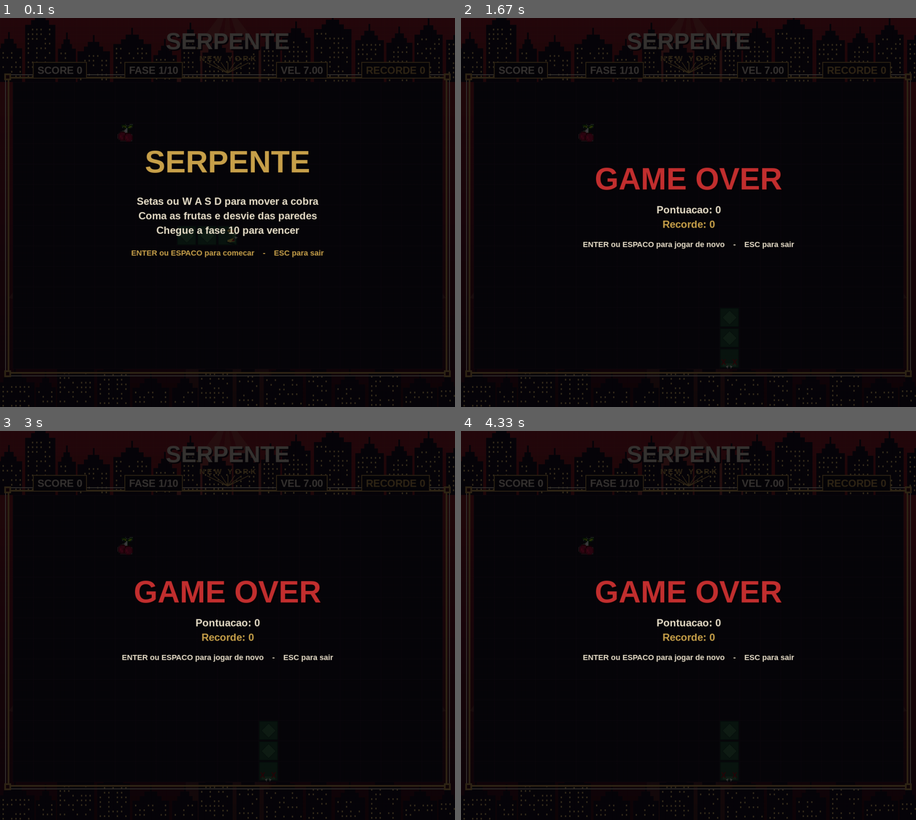
Above: before the commit, frames 1-4 (two rows, left to right).
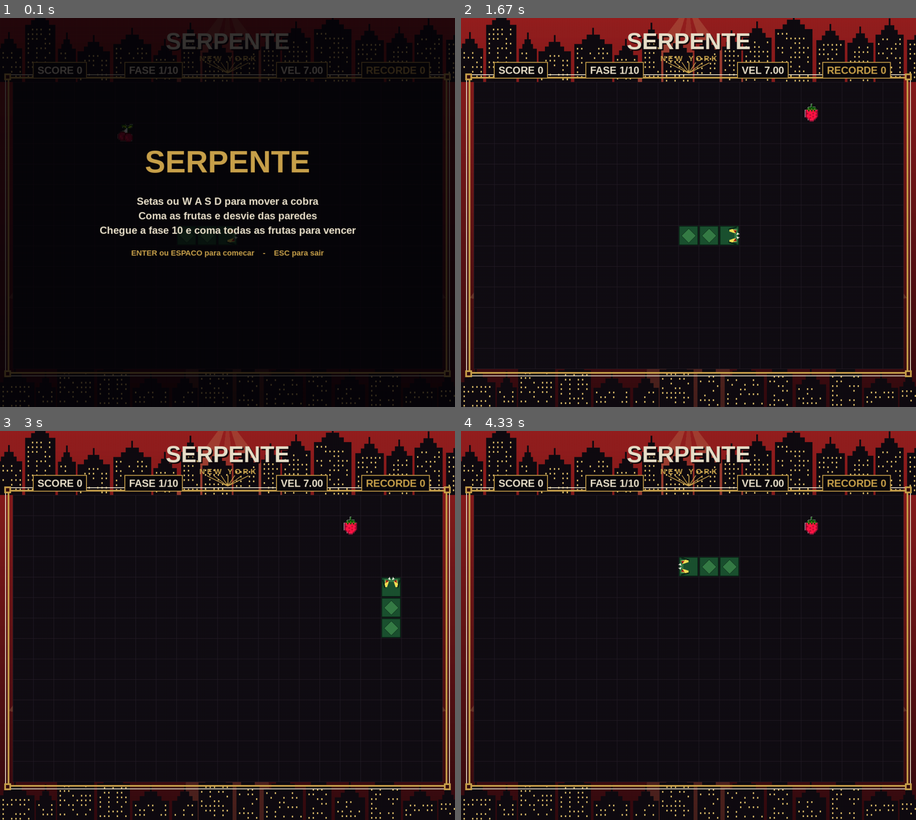
Above: after the commit, the same moments.

Repository: rodrigolr23/PyGameBasic
Game: pygame game, started from game/main.py
Two runs of this game, one before a commit and one after it. Both use one fixed random seed, a clock stepped at 60 frames per second and the inputs below.
Inputs:
- Up to frame 1 (0.1 s): no input
- Up to frame 2 (1.67 s): tap one key every 0.33 s from 0.33 s: Enter S W Space
- Up to frame 3 (3 s): hold W 1.67-2.13 s; hold Right 1.67-2.13 s; hold Up from 2.67 s (still down)
- Up to frame 4 (4.33 s): release Up at 3.13 s; hold Left 3.17-3.63 s; hold Left 3.67-4.2 s; hold Down from 4.23 s (still down)

The runs differ from the first frame. In frame 1, 0.6% of the frame differs, in the area x 22-79%, y 53-57%; in frame 2, 18%; in frame 3, 18%; in frame 4, 18%, in the area x 0-100%, y 0-100%.

Commit message:
Add death on reverse turn and improve level feedback Pressing the direction opposite to the snake current heading now kills it instead of being ignored. Flash the outer scenery three times red and blue on every level change, and make the whole victory screen blink. Change phase 10 so reaching it no longer wins instantly. The board stops refilling and drops the final five fruits, and the player must eat them all to win. Recolor obstacles to stone gray so they no longer look like fruit

Diff:
--- a/game/main.py
+++ b/game/main.py
@@ -3,7 +3,8 @@
 Tema visual: ceu em degrade, skyline de predios, moldura dourada, cobra
 desenhada e frutas em sprite. Mecanicas: fases que dependem da velocidade,
 ate 4 frutas no tabuleiro, obstaculos (paredes) a partir da fase 2 que trocam
-de lugar e crescem a cada nivel, e vitoria ao alcancar a fase 10.
+de lugar e crescem a cada nivel, e vitoria ao comer todas as frutas
+finais da fase 10.
 Controles: setas ou W/A/S/D; ENTER/ESPACO inicia e reinicia; ESC sai.
 """
 
@@ -50,9 +51,14 @@
 COR_PUPILA = (150, 16, 16)
 COR_PRESA = (240, 236, 222)
 
-# --- Cores dos obstaculos (paredes-perigo, bem chamativas) ---
-COR_OBSTACULO = (214, 40, 60)
-COR_OBSTACULO_CLARO = (250, 120, 90)
+# --- Cores dos obstaculos (blocos de pedra cinza) ---
+COR_OBSTACULO = (104, 106, 112)        # cinza pedra (base)
+COR_OBSTACULO_CLARO = (146, 148, 154)  # cinza pedra (reflexo)
+COR_OBSTACULO_BORDA = (58, 60, 66)     # contorno escuro de pedra
+
+# --- Cores do efeito de piscar na troca de fase e na vitoria ---
+COR_FLASH_VERMELHO = (214, 40, 48)
+COR_FLASH_AZUL = (46, 92, 220)
 
 # --- Parametros de dificuldade (velocidade e pontuacao) ---
 VEL_INICIAL = 7.0            # celulas por segundo no inicio
@@ -63,10 +69,16 @@
 VEL_MAXIMA = 25.0
 VEL_MINIMA = 4.0
 PONTOS_POR_FRUTA = 10
-FASE_FINAL = 10              # fase 10 e a ultima; chegar nela vence o jogo
+FASE_FINAL = 10              # fase 10 e a ultima; comer todas as frutas vence
+FRUTAS_FINAIS = 5           # frutas da fase final que precisam ser comidas
 MAX_FRUTAS = 4              # maximo de frutas simultaneas no tabuleiro
 MAX_OBSTACULOS = 3         # maximo de obstaculos simultaneos
 MAX_TAMANHO_OBSTACULO = 3  # maximo de celulas que um obstaculo ocupa
+
+# --- Parametros do efeito de piscar (troca de fase) ---
+FLASH_SEGMENTO = 120       # duracao de cada cor do pisca (ms)
+FLASH_SEGMENTOS = 6        # 3 vermelhos + 3 azuis = pisca 3x
+FLASH_DURACAO = FLASH_SEGMENTO * FLASH_SEGMENTOS
 
 # --- Caminhos de arquivos (assets e recorde) ---
 # O arquivo fica em game/, entao a raiz do projeto e a pasta de cima.
@@ -394,6 +406,8 @@
 estado = "jogando"
 lista_frutas = []  # frutas no tabuleiro: (posicao, nome)
 lista_obstaculos = []  # celulas [coluna, linha] que sao paredes
+flash_ativo = False  # se o pisca de troca de fase esta em andamento
+flash_tempo = 0.0  # tempo decorrido do pisca atual (ms)
 
 
 def fase_atual():
@@ -409,9 +423,9 @@
     return min(MAX_FRUTAS, 1 + fase_atual() // 2)
 
 
-def repor_frutas():
-    """Reabastece o tabuleiro ate ter a quantidade de frutas da fase."""
-    while len(lista_frutas) < quantidade_frutas():
+def adicionar_frutas(alvo):
+    """Adiciona frutas em celulas livres ate o tabuleiro ter 'alvo' frutas."""
+    while len(lista_frutas) < alvo:
         ocupadas = [list(posicao) for posicao, _ in lista_frutas]
         # livres = celulas sem cobra, sem outras frutas e sem obstaculos
         livres = [(c, r) for c in range(COLS) for r in range(ROWS)
@@ -423,6 +437,20 @@
         posicao = random.choice(livres)
         nome = random.choice(list(frutas.keys())) if frutas else None
         lista_frutas.append((posicao, nome))
+
+
+def repor_frutas():
+    """Reabastece o tabuleiro ate ter a quantidade de frutas da fase."""
+    adicionar_frutas(quantidade_frutas())
+
+
+def preparar_fase_final():
+    """Coloca as ultimas frutas da fase final no tabuleiro.
+
+    A partir daqui o tabuleiro nao e mais reabastecido: o jogador precisa
+    comer todas as FRUTAS_FINAIS frutas restantes para vencer o jogo.
+    """
+    adicionar_frutas(FRUTAS_FINAIS)
 
 
 def quantidade_obstaculos(fase_alvo):
@@ -482,6 +510,7 @@
     """Reinicia todo o estado do jogo para comecar uma nova partida."""
     global corpo_cobra, direcao, score, frutas_comidas, fase
     global velocidade, pausa_ate, acumulador, estado
+    global flash_ativo, flash_tempo
     meio_coluna = COLS // 2
     meio_linha = ROWS // 2
     # cobra inicial com tres segmentos, centralizada e apontando a direita
@@ -499,6 +528,8 @@
     pausa_ate = 0
     acumulador = 0.0
     estado = "jogando"
+    flash_ativo = False
+    flash_tempo = 0.0
     lista_frutas.clear()
     gerar_obstaculos()  # fase 1 nao tem obstaculos, entao limpa a lista
     repor_frutas()
@@ -527,7 +558,20 @@
             tela, COR_OBSTACULO_CLARO,
             (x + 6, y + 6, CELL - 12, CELL - 12))
         pygame.draw.rect(
-            tela, COR_OURO, (x + 2, y + 2, CELL - 4, CELL - 4), 2)
+            tela, COR_OBSTACULO_BORDA, (x + 2, y + 2, CELL - 4, CELL - 4), 2)
+
+
+def desenhar_flash(cor):
+    """Pinta o cenario de fora (tudo menos a area de jogo) com uma cor.
+
+    Usada no efeito de piscar da troca de fase: um veu colorido cobre a
+    moldura e o cenario, deixando um buraco transparente sobre o tabuleiro
+    para nao atrapalhar a partida.
+    """
+    veu = pygame.Surface((LARGURA_TELA, ALTURA_TELA), pygame.SRCALPHA)
+    veu.fill((*cor, 150))
+    veu.fill((0, 0, 0, 0), (MARGEM_X, PLAY_TOP, PLAY_W, PLAY_H))
+    tela.blit(veu, (0, 0))
 
 
 def desenhar_cobra():
@@ -583,13 +627,19 @@
 
 
 def desenhar_vitoria():
-    """Desenha a tela de vitoria (fase final alcancada) sobre o tabuleiro."""
+    """Desenha a tela de vitoria (fase final alcancada) sobre o tabuleiro.
+
+    A tela inteira fica piscando entre vermelho e azul para comemorar.
+    """
+    # alterna a cor a cada FLASH_SEGMENTO ms, deixando tudo piscando
+    segmento = (pygame.time.get_ticks() // FLASH_SEGMENTO) % 2
+    cor_fundo = COR_FLASH_VERMELHO if segmento == 0 else COR_FLASH_AZUL
     cortina = pygame.Surface((LARGURA_TELA, ALTURA_TELA), pygame.SRCALPHA)
-    cortina.fill((6, 8, 6, 200))
+    cortina.fill((*cor_fundo, 180))
     tela.blit(cortina, (0, 0))
     centro_x = LARGURA_TELA // 2
-    sombra = fonte_fim.render("VOCE VENCEU", True, (6, 20, 10))
-    titulo = fonte_fim.render("VOCE VENCEU", True, COR_OURO)
+    sombra = fonte_fim.render("VOCÊ VENCEU", True, (6, 20, 10))
+    titulo = fonte_fim.render("VOCÊ VENCEU", True, COR_CREME)
     tela.blit(
         sombra,
         (centro_x - titulo.get_width() // 2 + 3, ALTURA_TELA // 2 - 117))
@@ -632,7 +682,7 @@
     dicas = [
         "Setas ou W A S D para mover a cobra",
         "Coma as frutas e desvie das paredes",
-        f"Chegue a fase {FASE_FINAL} para vencer",
+        f"Chegue a fase {FASE_FINAL} e coma todas as frutas para vencer",
     ]
     for indice, texto in enumerate(dicas):
         info = fonte_placar.render(texto, True, COR_CREME)
@@ -692,13 +742,16 @@
                     desejada = (0, 1)
                 else:
                     desejada = None
-                # enfileira a direcao se nao for repetida nem oposta
-                # a ultima (mantem o controle responsivo)
+                # virar 180 graus (apertar a direcao oposta a que a cobra
+                # segue) mata a cobra; caso contrario enfileira a direcao
                 if desejada:
                     referencia = (
                         fila_direcoes[-1] if fila_direcoes else direcao)
-                    if (desejada != referencia
-                            and not eh_oposta(desejada, referencia)):
+                    if eh_oposta(desejada, referencia):
+                        estado = "fim"
+                        if som_morte:
+                            som_morte.play()
+                    elif desejada != referencia:
                         fila_direcoes.append(desejada)
 
     if estado == "jogando":
@@ -762,15 +815,24 @@
                     # a cada 5 frutas as paredes trocam de posicao
                     if frutas_comidas % 5 == 0:
                         gerar_obstaculos()
-                    # avanca de fase: vence ao chegar na fase final
+                    # avanca de fase (o pisca do cenario acompanha a troca)
                     nova_fase = fase_atual()
                     if nova_fase > fase:
                         fase = nova_fase
+                        flash_ativo = True
+                        flash_tempo = 0.0
+                        # na fase final coloca as ultimas frutas e para de
+                        # repor; fora dela o pisca so marca a troca
                         if fase >= FASE_FINAL:
-                            estado = "vitoria"
+                            preparar_fase_final()
                         if som_nivel:
                             som_nivel.play()
-                    repor_frutas()
+                    # so reabastece antes da fase final; na fase final o
+                    # jogador precisa comer todas as frutas para vencer
+                    if fase < FASE_FINAL:
+                        repor_frutas()
+                    elif not lista_frutas:
+                        estado = "vitoria"
                 else:
                     # sem comer: remove a cauda (mantem o tamanho)
                     corpo_cobra.pop()
@@ -783,6 +845,16 @@
     desenhar_frutas()
     desenhar_cobra()
     desenhar_hud()
+    # pisca o cenario de fora (3x vermelho/azul) durante a troca de fase
+    if flash_ativo:
+        flash_tempo += dt
+        if flash_tempo >= FLASH_DURACAO:
+            flash_ativo = False
+        else:
+            indice_flash = int(flash_tempo // FLASH_SEGMENTO)
+            cor_flash = (COR_FLASH_VERMELHO if indice_flash % 2 == 0
+                         else COR_FLASH_AZUL)
+            desenhar_flash(cor_flash)
     if estado == "inicio":
         desenhar_inicio()
     elif estado == "fim":
